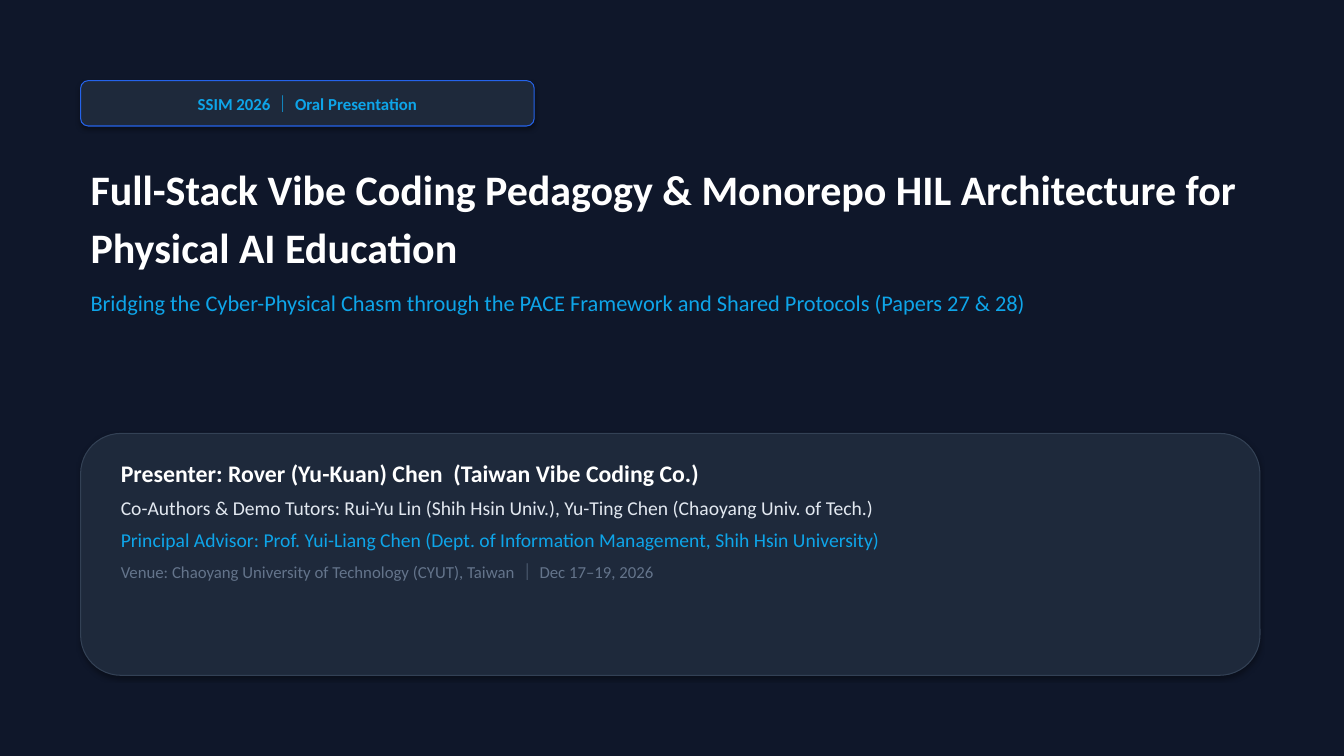
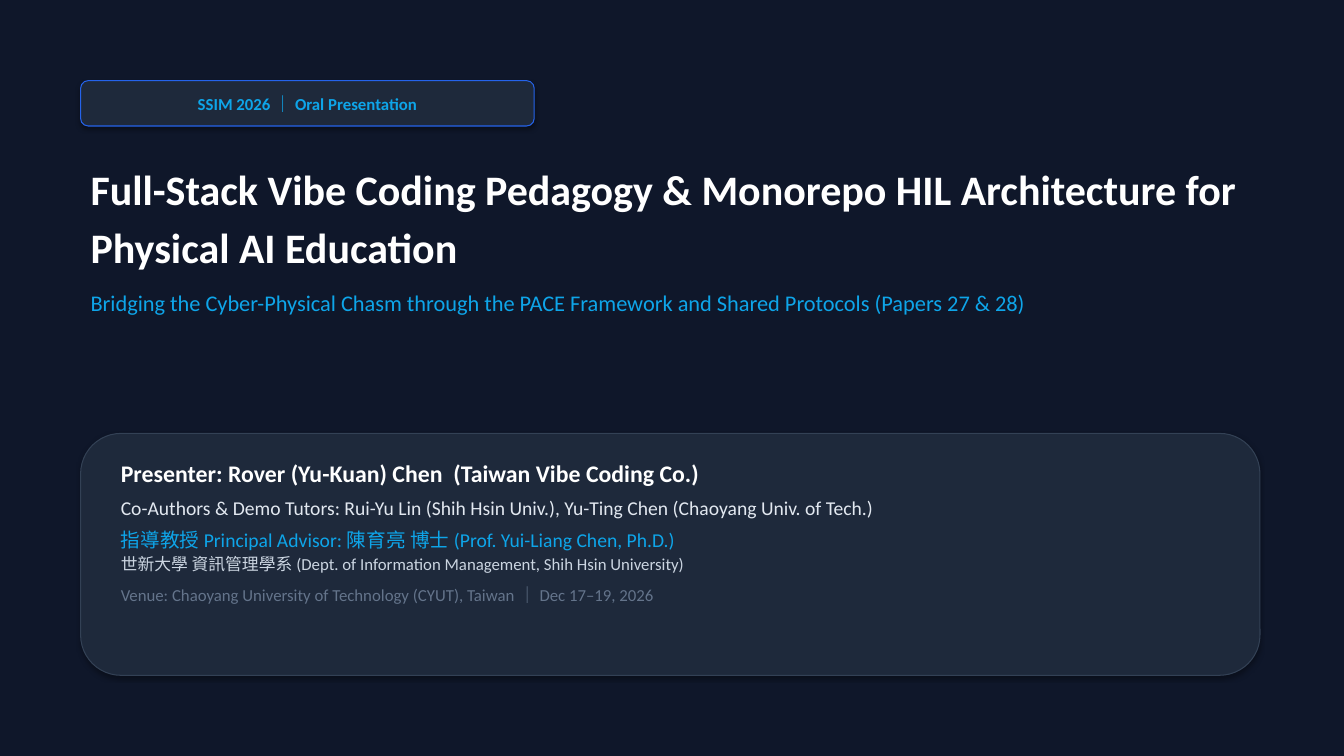
Before and after one commit to ChenYuiLiang/vibe-coding-car-monorepo, a slide deck: slide 1 of docs/SSIM2026_Oral_Presentation.pptx. Drawn at 1344x756 pixels with LibreOffice and Linux fonts; fonts in the diff are those of the drawing. Boxes give left, top, right and bottom in pixels: in the first picture for what was removed or moved away, otherwise in the second. Text is boxed around its words. In the diff, an @@ line names an element or a change of style, - is before the commit and + after.

Commit message:
docs(ssim2026): correct principal advisor title to 指導教授：陳育亮 博士 [skip ci]

```diff
--- a/docs/SSIM2026_Oral_Presentation.pptx
+++ b/docs/SSIM2026_Oral_Presentation.pptx
@@ text at bbox=[121, 530, 683, 573]: text changed; size 14 to 12 pt; text colour #0EA5E9 to #CBD5E1 @@
-Principal Advisor: Prof. Yui-Liang Chen (Dept. of Information Management, Shih Hsin University)
+指導教授 Principal Advisor: 陳育亮 博士 (Prof. Yui-Liang Chen, Ph.D.)
+世新大學 資訊管理學系 (Dept. of Information Management, Shih Hsin University)
```
Also in this commit, not shown: 1 other slide changed, 2 other files.
